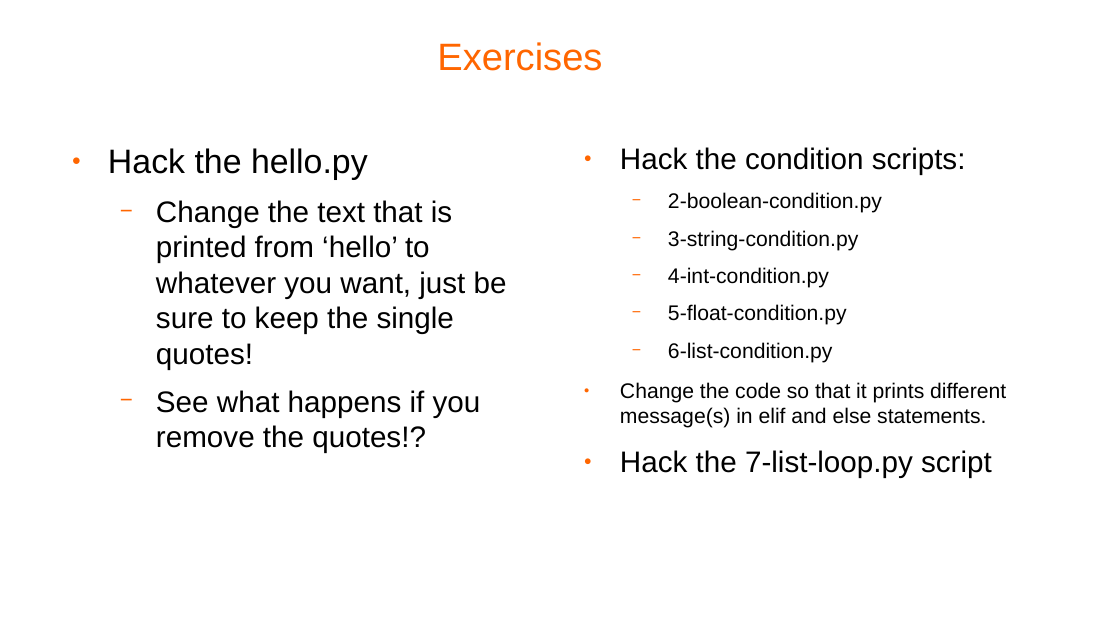
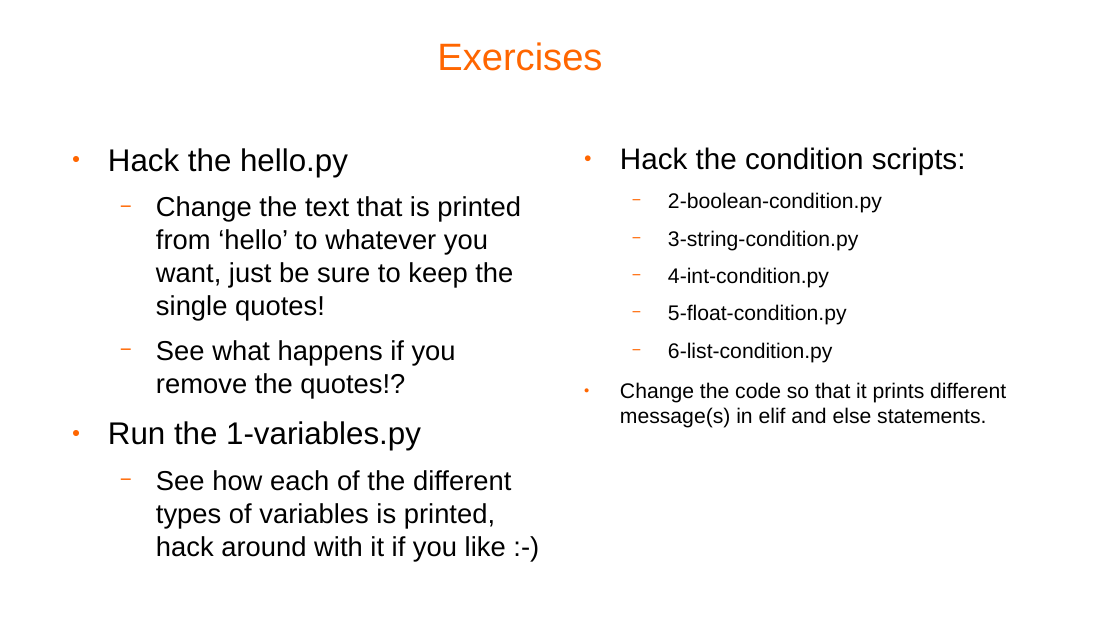
Before and after one commit to pellcorp/coding, a slide deck: slide 12 of docs/python-coding.odp. Drawn at 1120x630 pixels with LibreOffice and Linux fonts; fonts in the diff are those of the drawing; background and template pictures are left out. Boxes give left, top, right and bottom in pixels: in the first picture for what was removed or moved away, otherwise in the second. Text is boxed around its words. In the diff, an @@ line names an element or a change of style, - is before the commit and + after.

Commit message:
extend the variables sample

```diff
--- a/docs/python-coding.odp
+++ b/docs/python-coding.odp
@@ text at [108, 148, 521, 398]: size 24 to 22.2 pt in "Hack the hello.py"; size 21 to 19.4 pt in "Change the text that is printed from ...", "See what happens if you remove the ..." @@
@@ text at [108, 421, 511, 561]: paragraphs added @@
+● Run the 1-variables.py
+  − See how each of the different types of variables is printed, hack around with it if you like :-)
@@ text at [620, 450, 992, 478]: paragraph removed @@
-● Hack the 7-list-loop.py script
```
Also in this commit, not shown: 1 other slide changed, 3 other files.
